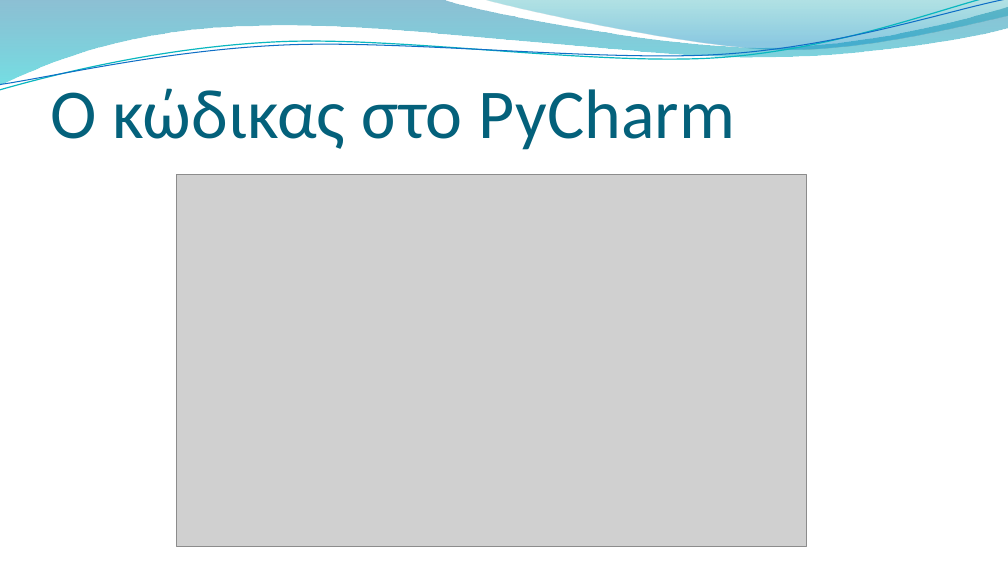
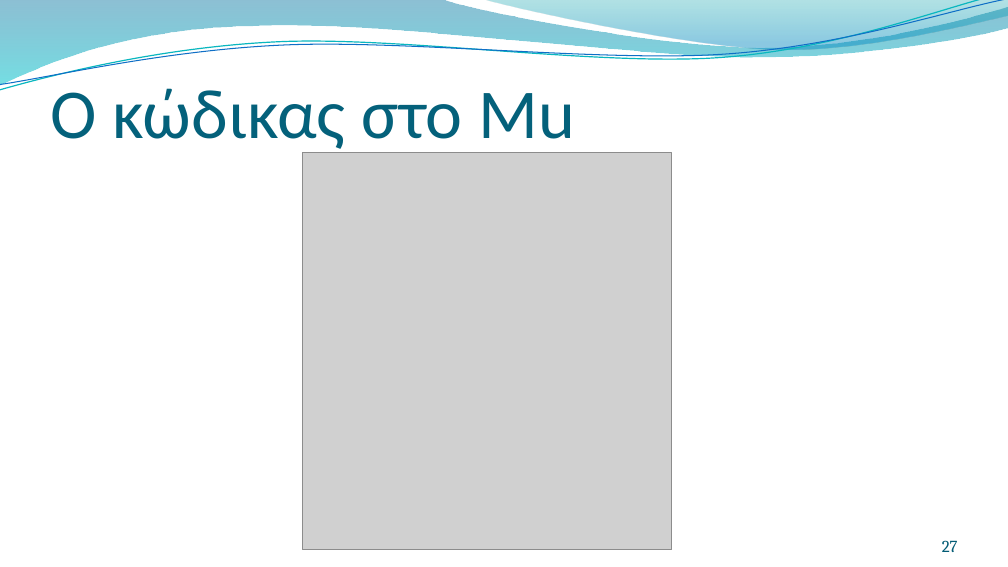
Before and after one commit to PyLamGR/PyLam-Edu, a slide deck: slide 27 of Workshops/25.11.2017 - Python. The Basics - Volume 1 -/Presentations/PowerPoint/1. Εισαγωγικα.pptx (slide 26 before the commit). Drawn at 1008x567 pixels with LibreOffice and Linux fonts; fonts in the diff are those of the drawing; grey boxes stand for pictures; background and template pictures are left out. Boxes give left, top, right and bottom in pixels: in the first picture for what was removed or moved away, otherwise in the second. Text is boxed around its words. In the diff, an @@ line names an element or a change of style, - is before the commit and + after.

```diff
--- a/Workshops/25.11.2017 - Python. The Basics - Volume 1 -/Presentations/PowerPoint/1. Εισαγωγικα.pptx
+++ b/Workshops/25.11.2017 - Python. The Basics - Volume 1 -/Presentations/PowerPoint/1. Εισαγωγικα.pptx
@@ title at box(50, 88, 576, 155): text changed @@
-Ο κώδικας στο PyCharm
+Ο κώδικας στο Mu
@@ picture: place and size @@
-picture at box(176, 174, 806, 546)
+picture at box(302, 152, 672, 549)
@@ page number added at box(942, 540, 958, 552), 12 pt, text #045D75 @@
+27
```
Also in this commit, not shown: 27 other slides changed, 1 slide added, 1 slide removed, 5 other files.
